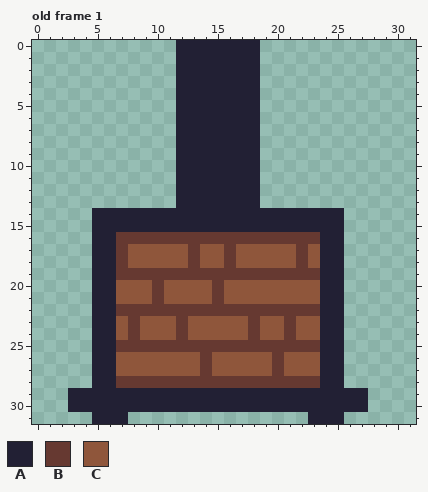
Pixel-art file -- Assets/Sprites/Fireplace.aseprite. Above is the file before it was changed.
32x32 pixels, 1 frame. Shown: old frame 1. The commit also changed other frames, which this record leaves out.
Palette (. is transparent): A #222034  B #663931  C #8f563b
Pixels before, old frame 1, first column x 3:
 0 .........AAAAAAA.........
 1 .........AAAAAAA.........
 2 .........AAAAAAA.........
 3 .........AAAAAAA.........
 4 .........AAAAAAA.........
 5 .........AAAAAAA.........
 6 .........AAAAAAA.........
 7 .........AAAAAAA.........
 8 .........AAAAAAA.........
 9 .........AAAAAAA.........
10 .........AAAAAAA.........
11 .........AAAAAAA.........
12 .........AAAAAAA.........
13 .........AAAAAAA.........
14 ..AAAAAAAAAAAAAAAAAAAAA..
15 ..AAAAAAAAAAAAAAAAAAAAA..
16 ..AABBBBBBBBBBBBBBBBBAA..
17 ..AABCCCCCBCCBCCCCCBCAA..
18 ..AABCCCCCBCCBCCCCCBCAA..
19 ..AABBBBBBBBBBBBBBBBBAA..
20 ..AACCCBCCCCBCCCCCCCCAA..
21 ..AACCCBCCCCBCCCCCCCCAA..
22 ..AABBBBBBBBBBBBBBBBBAA..
23 ..AACBCCCBCCCCCBCCBCCAA..
24 ..AACBCCCBCCCCCBCCBCCAA..
25 ..AABBBBBBBBBBBBBBBBBAA..
26 ..AACCCCCCCBCCCCCBCCCAA..
27 ..AACCCCCCCBCCCCCBCCCAA..
28 ..AABBBBBBBBBBBBBBBBBAA..
29 AAAAAAAAAAAAAAAAAAAAAAAAA
30 AAAAAAAAAAAAAAAAAAAAAAAAA
31 ..AAA...............AAA..
Once edited:
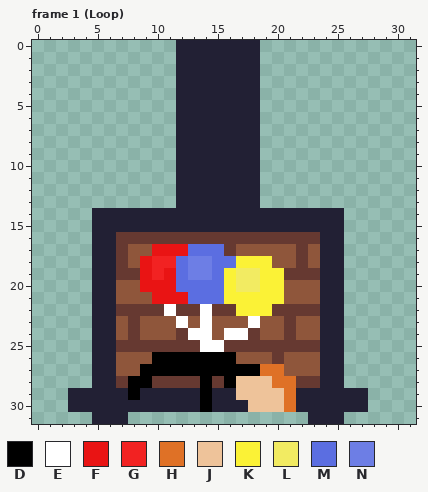
Colours new in this view: D #000000  E #ffffff  F #e91414  G #f22222  H #df7126  J #eec39a  K #fbf236  L #f2eb62  M #5b6ee1  N #6d7ee5
A new or re-ordered frame is compared with the old frame closest to it.
The exact change:
{"change": "frames 1 -> 5"}
{"change": "layer \"Layer 2\" added"}
{"where": "frame 1 (Loop) is new; against old frame 1, layer \"Layer 2\""}
{"frame":1,"y":17,"x":10,"old":"CCCBCC","new":"FFFMMM"}
{"frame":1,"y":18,"x":9,"old":"CCCCBCCBCCC","new":"FGGMNNMMKKK"}
{"frame":1,"y":19,"x":9,"old":"BBBBBBBBBBBB","new":"FGFMNNMKLLKK"}
{"frame":1,"y":20,"x":9,"old":"CBCCCCBCCCCC","new":"FFFMMMMKLLKK"}
{"frame":1,"y":21,"x":10,"old":"BCCCCBCCCCC","new":"FFFMMMKKKKK"}
{"frame":1,"y":22,"x":11,"old":"B","new":"E"}
{"frame":1,"y":22,"x":14,"old":"B","new":"E"}
{"frame":1,"y":22,"x":17,"old":"BBB","new":"KKK"}
{"frame":1,"y":23,"x":12,"old":"B","new":"E"}
{"frame":1,"y":23,"x":14,"old":"C","new":"E"}
{"frame":1,"y":23,"x":18,"old":"B","new":"E"}
{"frame":1,"y":24,"x":13,"old":"CC","new":"EE"}
{"frame":1,"y":24,"x":16,"old":"CC","new":"EE"}
{"frame":1,"y":25,"x":14,"old":"BB","new":"EE"}
{"frame":1,"y":26,"x":10,"old":"CCCCBCC","new":"DDDDDDD"}
{"frame":1,"y":27,"x":9,"old":"CCCCCBCCCCCB","new":"DDDDDDDDDDHH"}
{"frame":1,"y":28,"x":8,"old":"BB","new":"DD"}
{"frame":1,"y":28,"x":14,"old":"B","new":"D"}
{"frame":1,"y":28,"x":16,"old":"BBBBBB","new":"DJJJHH"}
{"frame":1,"y":29,"x":8,"old":"A","new":"D"}
{"frame":1,"y":29,"x":14,"old":"A","new":"D"}
{"frame":1,"y":29,"x":17,"old":"AAAAA","new":"JJJJH"}
{"frame":1,"y":30,"x":14,"old":"A","new":"D"}
{"frame":1,"y":30,"x":18,"old":"AAAA","new":"JJJH"}
{"label":"changed","picture_box":[128,244,296,412]}
